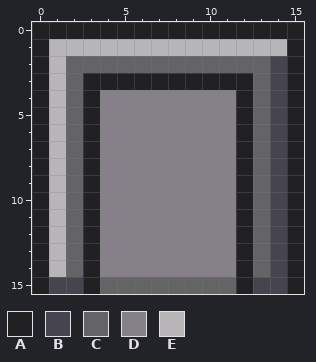
Two states of a pixel-art sprite, Ingression/Content/SWITCH_DOOR_OPEN.png. Above is the file before it was changed.
The file is 16x16 pixels.
Palette (. is transparent): A #212123  B #45444f  C #646365  D #868188  E #b8b5b9
Pixels before, first column x 0:
 0 AAAAAAAAAAAAAAAA
 1 AEEEEEEEEEEEEEEA
 2 AECCCCCCCCCCCCBA
 3 AECAAAAAAAAAACBA
 4 AECADDDDDDDDACBA
 5 AECADDDDDDDDACBA
 6 AECADDDDDDDDACBA
 7 AECADDDDDDDDACBA
 8 AECADDDDDDDDACBA
 9 AECADDDDDDDDACBA
10 AECADDDDDDDDACBA
11 AECADDDDDDDDACBA
12 AECADDDDDDDDACBA
13 AECADDDDDDDDACBA
14 AECADDDDDDDDACBA
15 ABBACCCCCCCCABBA
Now the later version:
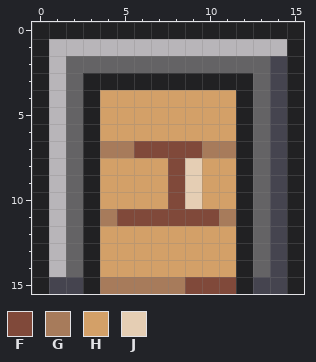
Colours new in this view: F #80493a  G #a77b5b  H #d3a068  J #e5ceb4
Edits made:
Changed rows in their new state; - is an unchanged pixel.
first column x 4:
 4 HHHHHHHH
 5 HHHHHHHH
 6 HHHHHHHH
 7 GGFFFFGG
 8 HHHHFJHH
 9 HHHHFJHH
10 HHHHFJHH
11 GFFFFFFG
12 HHHHHHHH
13 HHHHHHHH
14 HHHHHHHH
15 GGGGGFFF
Pixel boxes of the changes (left, top, right, bottom) in both pictures:
changed: (100, 90, 236, 294)
